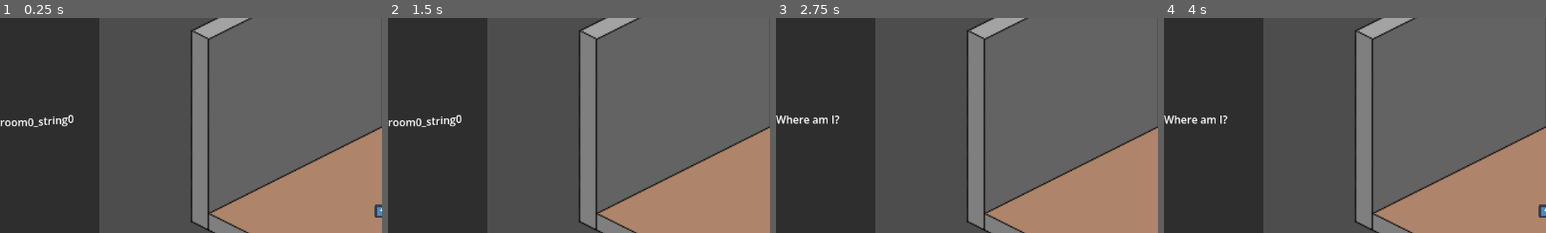
Above: before the commit, frames 1-4 (left to right).
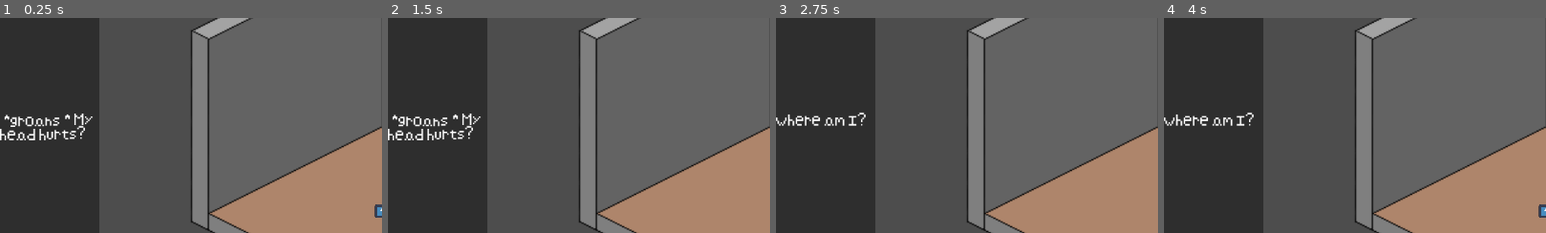
Above: after the commit, the same moments.

Repository: afourneaux/codename-matt-2026
Game: Godot game, scene res://scenes/game-root.tscn
The game is run twice, just before and just after one commit, with the same random seed, the same clock (stepped at 60 frames per second) and the same inputs. The engine's default icon, where the game draws it, is replaced by a stand-in: a white triangle on a blue panel in a dark square.
Inputs:
- Up to frame 1 (0.25 s): no input
- Up to frame 2 (1.5 s): tap A (a) at 0.6 s; tap D (d) at 0.8, 1.35 s
- Up to frame 3 (2.75 s): tap S (s) at 1.55, 2.1 s; tap W (w) at 2.3 s
- Up to frame 4 (4 s): tap Enter at 2.75 s; tap W (w) at 2.85 s; tap A (a) at 3.05, 3.6 s; tap Space at 3.5 s; tap D (d) at 3.8 s
The pictures show only the part of the screen within x 0-50%, y 25-75%; the shares and areas given below are measured in that part.

The runs differ from the first frame. In frame 1, 1.2% of the frame differs, in the area x 0-25%, y 44-57%; in frame 2, 1.2%; in frame 3, 0.7%; in frame 4, 0.7%.

Commit message:
added font to text

Diff:
--- a/assets/strings/gamejam_2026_dialogue - Sheet1.csv
+++ b/assets/strings/gamejam_2026_dialogue - Sheet1.csv
@@ -1,4 +1,4 @@
 key,en,fr
 debug_string,we have text,nous avons du text
-room0_string0,*groans* My head hurts?,
+room0_string0,[wave]*groans* My head hurts?[/wave],
 room0_string1,Where am I?,
--- a/scenes/game-root.tscn
+++ b/scenes/game-root.tscn
@@ -1,6 +1,7 @@
 [gd_scene format=3 uid="uid://c8bc0awnutnw1"]
 
 [ext_resource type="Script" uid="uid://d3326ck5oqdsm" path="res://scripts/dialogue/dialogue_box.gd" id="1_ky4iy"]
+[ext_resource type="FontFile" uid="uid://ckb7sg76llgo1" path="res://assets/fonts/pixely.ttf" id="2_ky4iy"]
 
 [sub_resource type="GDScript" id="GDScript_wnm2b"]
 resource_name = "World"
@@ -56,4 +57,5 @@
 offset_right = 150.0
 offset_bottom = 27.0
 grow_vertical = 2
+theme_override_fonts/normal_font = ExtResource("2_ky4iy")
 bbcode_enabled = true
--- a/scripts/dialogue/dialogue_box.gd
+++ b/scripts/dialogue/dialogue_box.gd
@@ -6,7 +6,7 @@
 	text_label.visible = true
 	var read_dialogue = false
 	var dialogue_loop = {
-		line0 = "[wave amp=50.0 freq=5.0 connected=1]room0_string0[/wave]",
+		line0 = "room0_string0",
 		line1 = "room0_string1"
 	}
 
Not shown, added: assets/fonts/pixely.ttf.import
Binary file changed: assets/strings/gamejam_2026_dialogue - Sheet1.en.translation
Binary file changed: assets/strings/gamejam_2026_dialogue - Sheet1.fr.translation
Not shown, removed: assets/strings/.~lock.gamejam_2026_dialogue - Sheet1.csv#
